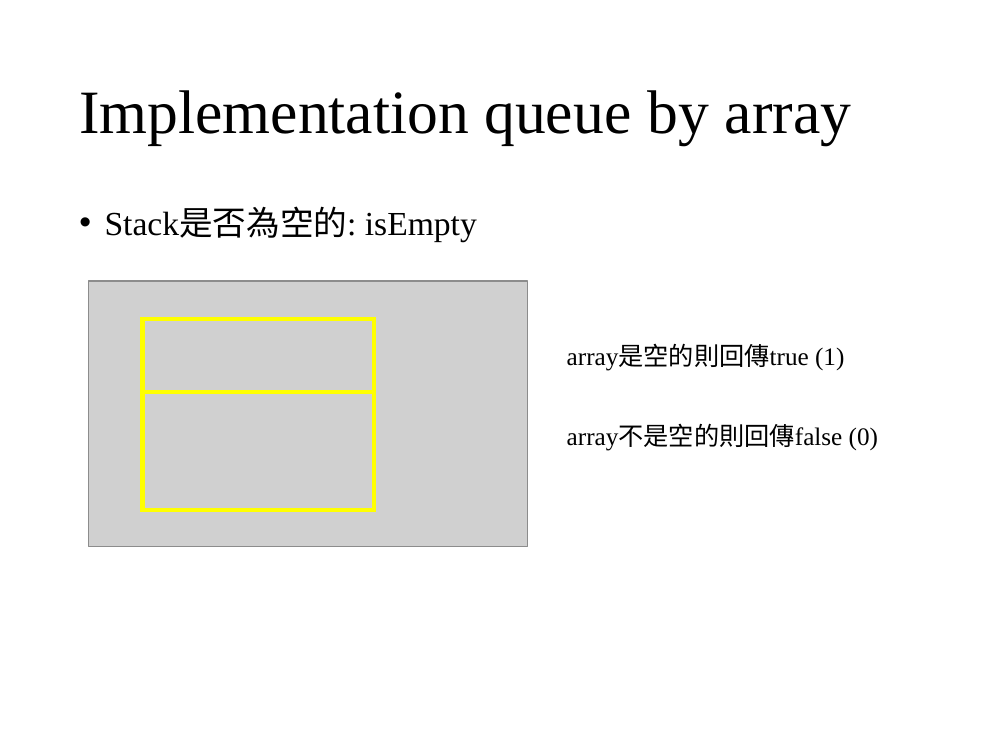
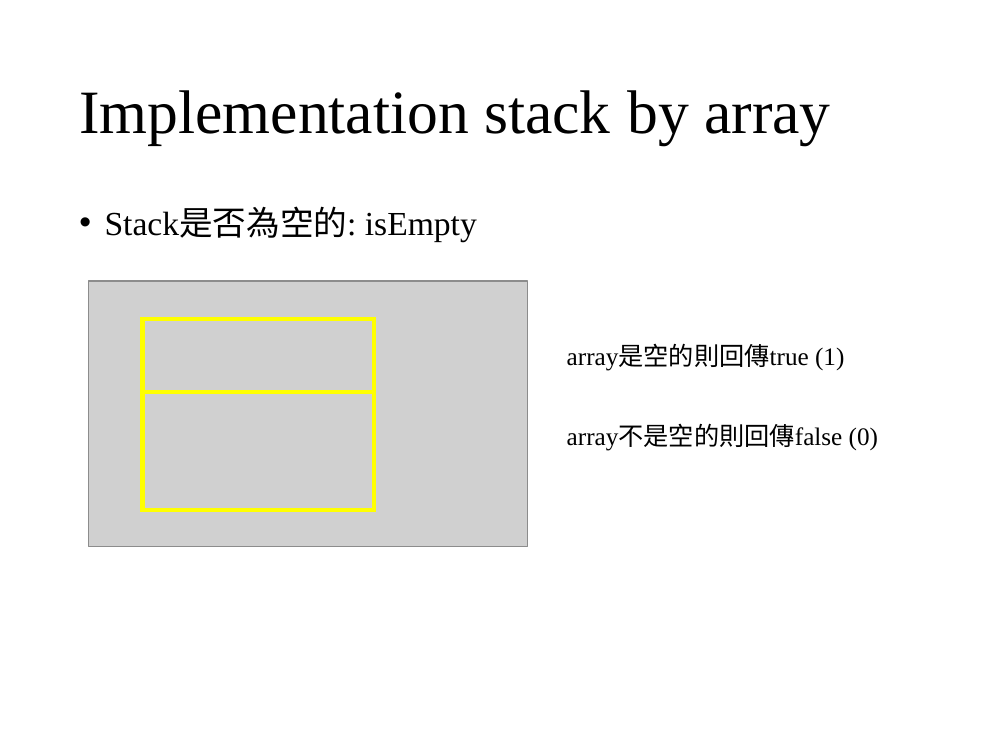
Before and after one commit to wangruxing/DataStructure, a slide deck: slide 20 of Chapter 3 Stacks and Queues/Chapter 3.pptx (slide 8 before the commit). Drawn at 1008x756 pixels with LibreOffice and Linux fonts; fonts in the diff are those of the drawing; grey boxes stand for pictures. Boxes give left, top, right and bottom in pixels: in the first picture for what was removed or moved away, otherwise in the second. Text is boxed around its words. In the diff, an @@ line names an element or a change of style, - is before the commit and + after.

```diff
--- a/Chapter 3 Stacks and Queues/Chapter 3.pptx
+++ b/Chapter 3 Stacks and Queues/Chapter 3.pptx
@@ title at [79, 90, 831, 144]: text changed @@
-Implementation queue by array
+Implementation stack by array
```
Also in this commit, not shown: 4 other slides changed, 33 slides added, 1 slide removed, 2 other files.
